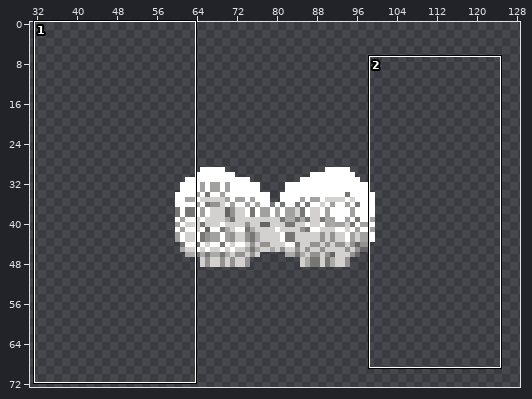
Edited in one commit: sprite sheet (sprites/blocks/turrets/mega-meltdown-heat.png). The first picture is a wide view before the edit; the outline marks the close-up.
Close-up. As it was:
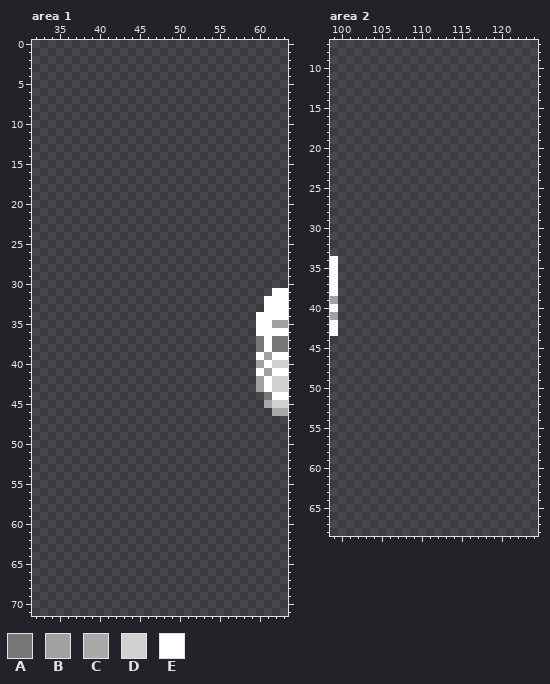
The file is 160x160 pixels. Shown: area 1: x 32..63, y 0..71; area 2: x 99..124, y 7..68. The wide view leaves out empty margins.
Palette (. is transparent): A #767675  B #a1a1a0  C #a9a9a9  D #d2d1d0  E #ffffff
Pixels before, area 1, first column x 60:
31 ..EE
32 .EEE
33 .EEE
34 EEEE
35 EEBB
36 EEEE
37 AEAA
38 AEAA
39 EBEE
40 BEDD
41 EBEE
42 BEDD
43 BEDD
44 .AEE
45 .CDD
46 ..CC
Pixels before, area 2, first column x 99:
34 E
35 E
36 E
37 E
38 E
39 B
40 E
41 B
42 E
43 E
New version:
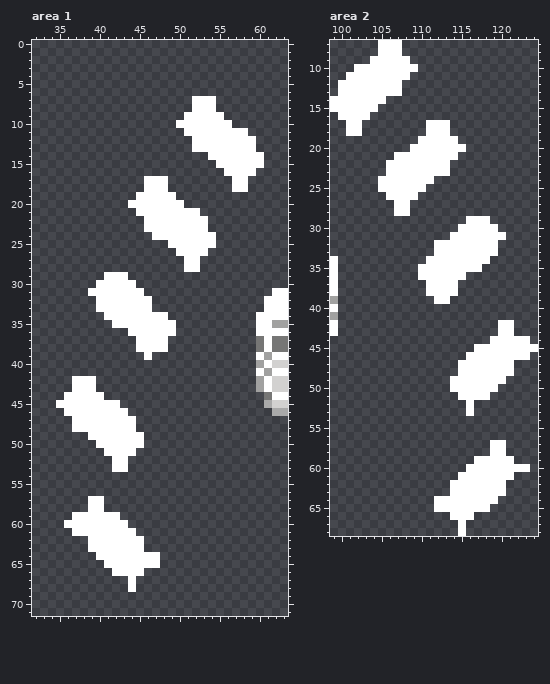
The exact change:
Area 1:
Colour E now appears in rows 7 to 8 at x 52 to 54; in row 9 at x 51 to 55; in row 10 at x 50 to 56; in row 11 at x 51 to 58; in rows 12 to 13 at x 52 to 59; in row 14 at x 54 to 60.
Colour E now appears in row 15 at x 55 to 60; in row 16 at x 56 to 59; in rows 17 to 18 at x 46 to 48 and 57 to 58; in row 19 at x 45 to 49; in row 20 at x 44 to 50; in row 21 at x 45 to 52.
Colour E now appears in rows 22 to 23 at x 46 to 53; in row 24 at x 47 to 54; in row 25 at x 49 to 54; in row 26 at x 50 to 53; in rows 27 to 28 at x 51 to 52; in row 29 at x 41 to 43.
Colour E now appears in row 30 at x 40 to 44; in row 31 at x 39 to 45; in rows 32 to 33 at x 40 to 46; in row 34 at x 41 to 48; in row 35 at x 42 to 49; in row 36 at x 44 to 49.
Colour E now appears in rows 37 to 38 at x 45 to 48; in row 39 at x 46; in rows 42 to 43 at x 37 to 39; in row 44 at x 36 to 40; in row 45 at x 35 to 42; in row 46 at x 36 to 43.
Colour E now appears in rows 47 to 48 at x 37 to 44; in row 49 at x 39 to 45; in row 50 at x 40 to 45; in row 51 at x 41 to 44; in rows 52 to 53 at x 42 to 43; in rows 57 to 58 at x 39 to 40.
Colour E now appears in row 59 at x 37 to 42; in row 60 at x 36 to 43; in row 61 at x 37 to 44; in rows 62 to 63 at x 39 to 45; in row 64 at x 40 to 47; in row 65 at x 41 to 47.
Colour E now appears in row 66 at x 42 to 45; in rows 67 to 68 at x 44.
Area 2:
Colour E now appears in rows 7 to 8 at x 105 to 107; in row 9 at x 104 to 108; in row 10 at x 102 to 109; in row 11 at x 101 to 108; in rows 12 to 13 at x 100 to 107; in row 14 at x 99 to 105.
Colour E now appears in row 15 at x 99 to 104; in row 16 at x 100 to 103; in rows 17 to 18 at x 101 to 102 and 111 to 113; in row 19 at x 110 to 114; in row 20 at x 109 to 115; in row 21 at x 107 to 114.
Colour E now appears in rows 22 to 23 at x 106 to 113; in row 24 at x 105 to 111; in row 25 at x 105 to 110; in row 26 at x 106 to 109; in rows 27 to 28 at x 107 to 108; in row 29 at x 116 to 118.
Colour E now appears in row 30 at x 115 to 119; in row 31 at x 114 to 120; in rows 32 to 33 at x 112 to 119; in row 34 at x 111 to 118; in row 35 at x 110 to 117; in row 36 at x 110 to 115.
Colour E now appears in rows 37 to 38 at x 111 to 114; in row 39 at x 112 to 113; in rows 42 to 43 at x 120 to 121; in row 44 at x 119 to 123; in row 45 at x 117 to 124; in row 46 at x 116 to 123.
Colour E now appears in rows 47 to 48 at x 115 to 121; in row 49 at x 114 to 120; in row 50 at x 114 to 119; in row 51 at x 115 to 118; in rows 52 to 53 at x 116; in rows 57 to 58 at x 119 to 120.
Colour E now appears in row 59 at x 117 to 121; in row 60 at x 116 to 123; in row 61 at x 115 to 121; in rows 62 to 63 at x 114 to 120; in row 64 at x 112 to 119; in row 65 at x 112 to 118.
Colour E now appears in row 66 at x 114 to 116; in rows 67 to 68 at x 115.
